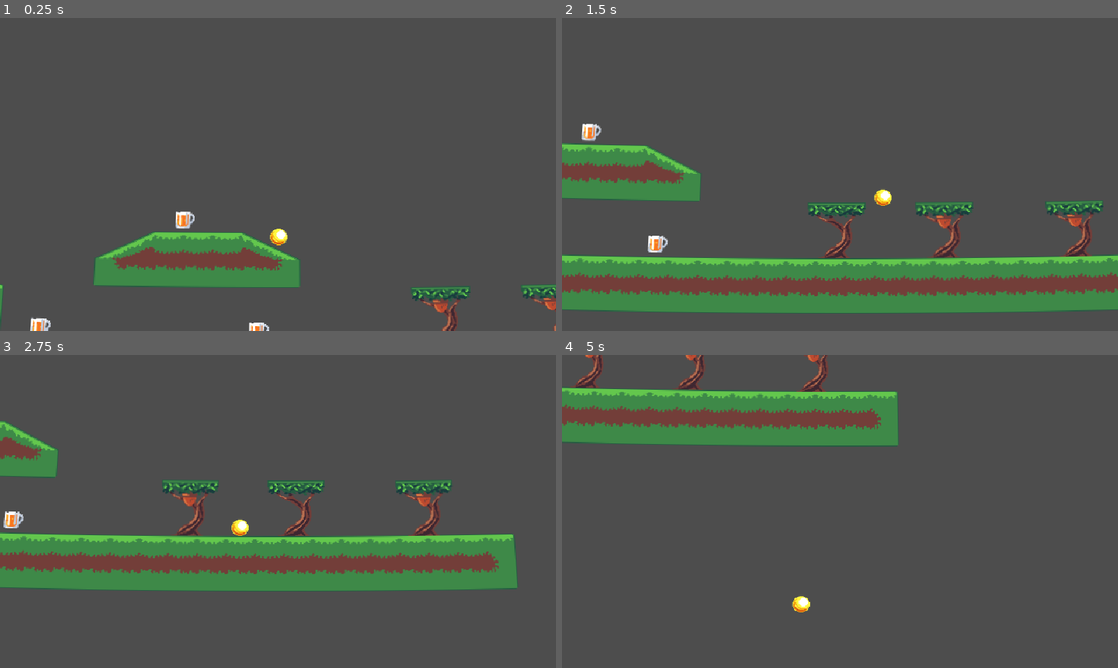
Above: before the commit, frames 1-4 (two rows, left to right).
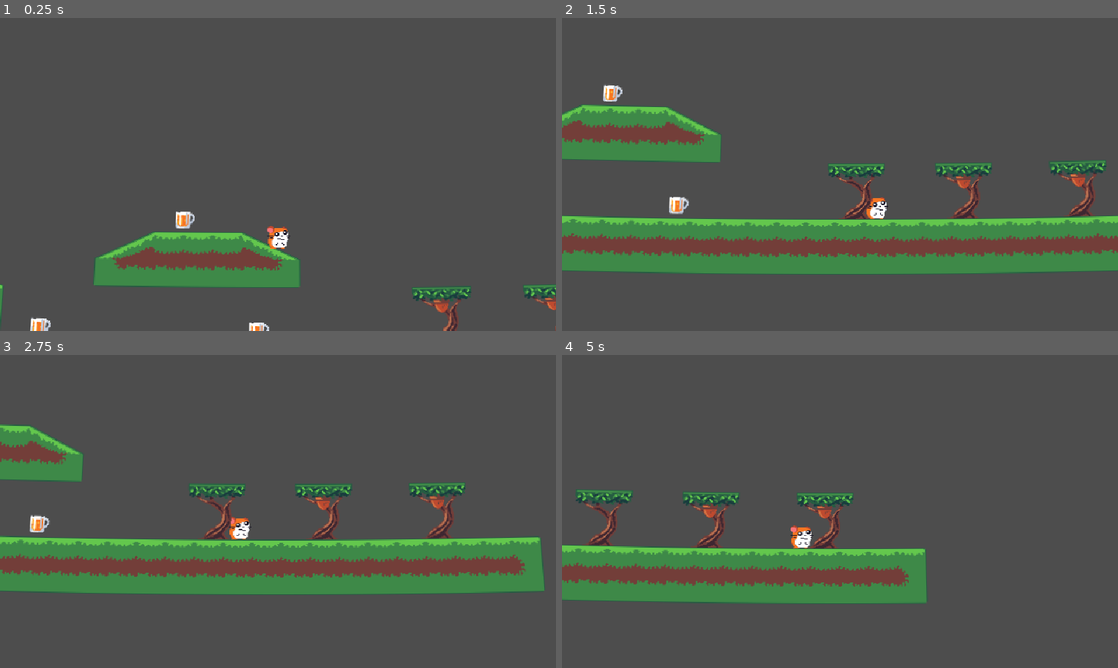
Above: after the commit, the same moments.

Repository: Codex112008/GMTK-2025-Game-Jam
Game: Godot game, scene res://Scenes/Game.tscn
Same seed, same stepped clock (60 frames per second), same inputs: the game is played once before the commit and once after it.
Inputs:
- Up to frame 1 (0.25 s): no input
- Up to frame 2 (1.5 s): hold D (right) from 0.53 s (still down); tap Space (jump) at 0.77 s
- Up to frame 3 (2.75 s): tap Space (jump) at 1.52 s; release D (right) at 2.03 s; hold A (left) from 2.03 s (still down)
- Up to frame 4 (5 s): release A (left) at 2.78 s; hold D (right) 2.78-4.28 s; tap Space (jump) at 3.02, 3.77, 4.52 s; hold A (left) from 4.28 s (still down)

The runs differ from the first frame. In frame 1, 0.6% of the frame differs, in the area x 48-100%, y 66-100%; in frame 2, 37%, in the area x 0-100%, y 21-95%; in frame 3, 12%; in frame 4, 25%.

Commit message:
base hamster added

Diff:
--- a/Scenes/Game.tscn
+++ b/Scenes/Game.tscn
@@ -38,13 +38,13 @@
 position_smoothing_enabled = true
 
 [node name="Tree" parent="." instance=ExtResource("4_kldst")]
-position = Vector2(151, 64)
+position = Vector2(152, 64)
 
 [node name="Tree2" parent="." instance=ExtResource("4_kldst")]
-position = Vector2(270, 64)
+position = Vector2(272, 64)
 
 [node name="Tree3" parent="." instance=ExtResource("4_kldst")]
-position = Vector2(414, 65)
+position = Vector2(400, 64)
 
 [node name="Beer" parent="." instance=ExtResource("2_b2bpf")]
 position = Vector2(-128, -47)
--- a/Scenes/Player.tscn
+++ b/Scenes/Player.tscn
@@ -1,9 +1,21 @@
-[gd_scene load_steps=4 format=3 uid="uid://d3mqa3yxkbmot"]
+[gd_scene load_steps=5 format=3 uid="uid://d3mqa3yxkbmot"]
 
 [ext_resource type="Script" uid="uid://8xaa7lu46t4g" path="res://Scripts/PlayerController.gd" id="1_kyqiw"]
-[ext_resource type="Texture2D" uid="uid://yhmgk1skw6ix" path="res://Sprites/Collectable.png" id="2_kyqiw"]
+[ext_resource type="Texture2D" uid="uid://0i7ikncgmjds" path="res://Sprites/Player/hamster.png" id="2_kyqiw"]
 
-[sub_resource type="RectangleShape2D" id="RectangleShape2D_dewec"]
+[sub_resource type="CapsuleShape2D" id="CapsuleShape2D_kyqiw"]
+height = 26.0
+
+[sub_resource type="SpriteFrames" id="SpriteFrames_gntrk"]
+animations = [{
+"frames": [{
+"duration": 1.0,
+"texture": ExtResource("2_kyqiw")
+}],
+"loop": true,
+"name": &"default",
+"speed": 5.0
+}]
 
 [node name="Player" type="CharacterBody2D" node_paths=PackedStringArray("coyote_timer", "jump_buffer_timer", "short_jump_timer")]
 script = ExtResource("1_kyqiw")
@@ -14,10 +26,11 @@
 short_jump_timer = NodePath("Timers/ShortJumpTimer")
 
 [node name="CollisionShape2D" type="CollisionShape2D" parent="."]
-shape = SubResource("RectangleShape2D_dewec")
+position = Vector2(0, 3)
+shape = SubResource("CapsuleShape2D_kyqiw")
 
-[node name="Sprite2D" type="Sprite2D" parent="."]
-texture = ExtResource("2_kyqiw")
+[node name="AnimatedSprite2D" type="AnimatedSprite2D" parent="."]
+sprite_frames = SubResource("SpriteFrames_gntrk")
 
 [node name="Timers" type="Node2D" parent="."]
 
Binary file added: Sprites/Player/hamster.png
Not shown, added: Sprites/Player/hamster.png.import
